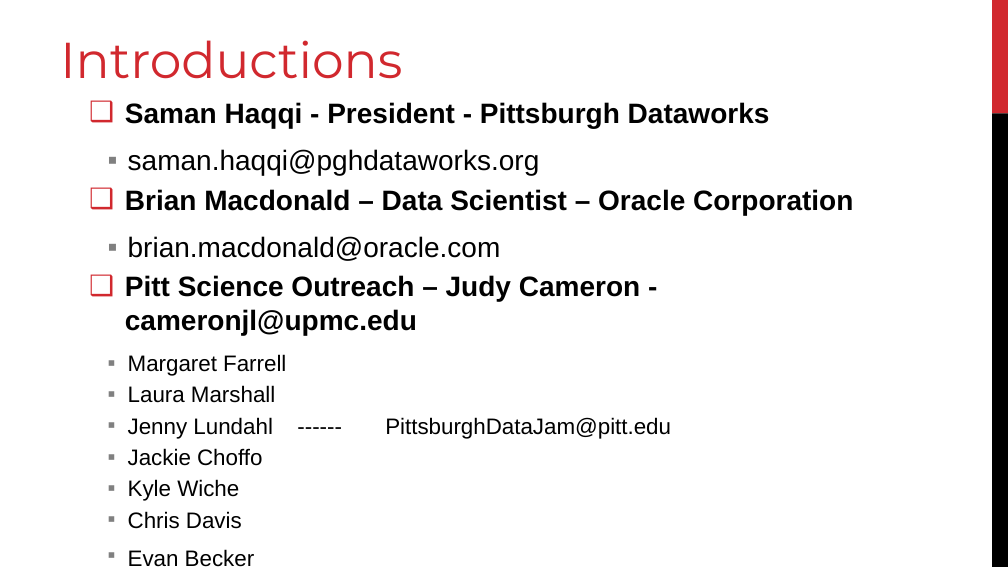
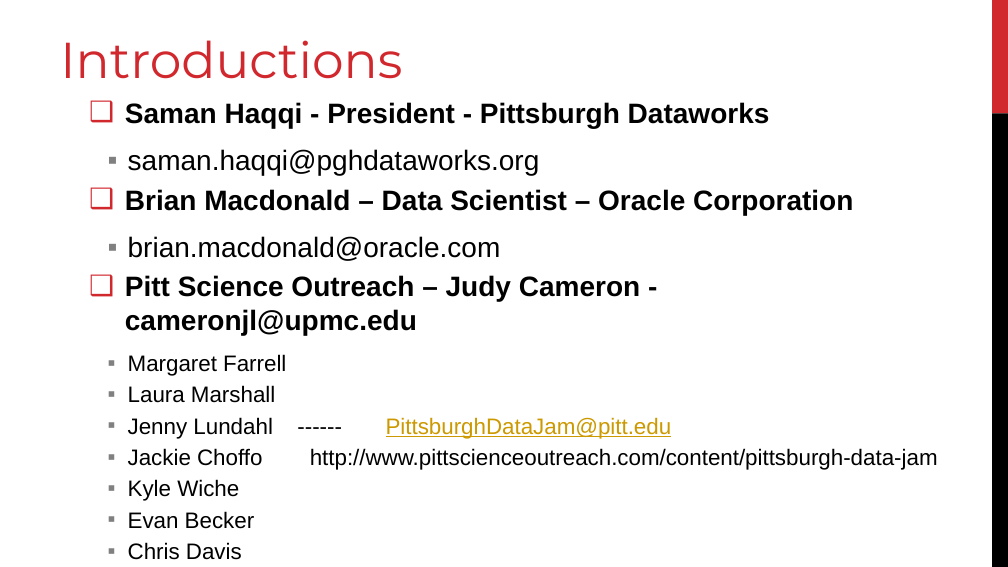
Before and after one commit to brianmacdonald-ml/Data-Jam-Student-Workshop, a slide deck: slide 2 of Other Documents/Data workshop.pptx. Drawn at 1008x567 pixels with LibreOffice and Linux fonts; fonts in the diff are those of the drawing; background and template pictures are left out. Boxes give left, top, right and bottom in pixels: in the first picture for what was removed or moved away, otherwise in the second. Text is boxed around its words. In the diff, an @@ line names an element or a change of style, - is before the commit and + after.

```diff
--- a/Other Documents/Data workshop.pptx
+++ b/Other Documents/Data workshop.pptx
@@ text at (x1=128, y1=417, x2=672, y2=439): text colour #000000 to #CC9900, underline on in "PittsburghDataJam@pitt.edu" @@
@@ text at (x1=128, y1=448, x2=938, y2=470): text changed @@
-  ▪ Jackie Choffo
+  ▪ Jackie Choffo http://www.pittscienceoutreach.com/content/pittsburgh-data-jam
@@ text at (x1=128, y1=511, x2=255, y2=529): paragraph added @@
+  ▪ Evan Becker
@@ text at (x1=128, y1=549, x2=255, y2=567): paragraph removed @@
-  ▪ Evan Becker
```
Also in this commit, not shown: 3 other slides changed, 1 slide added.
